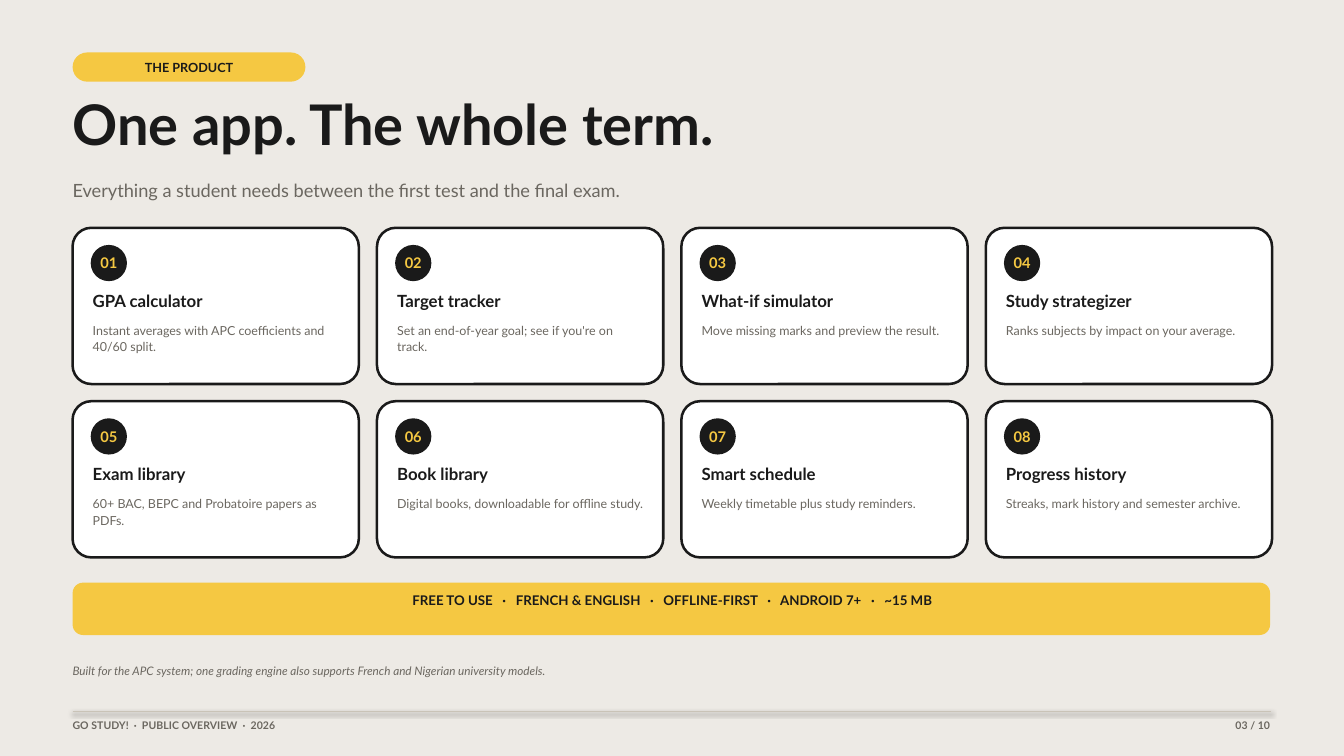
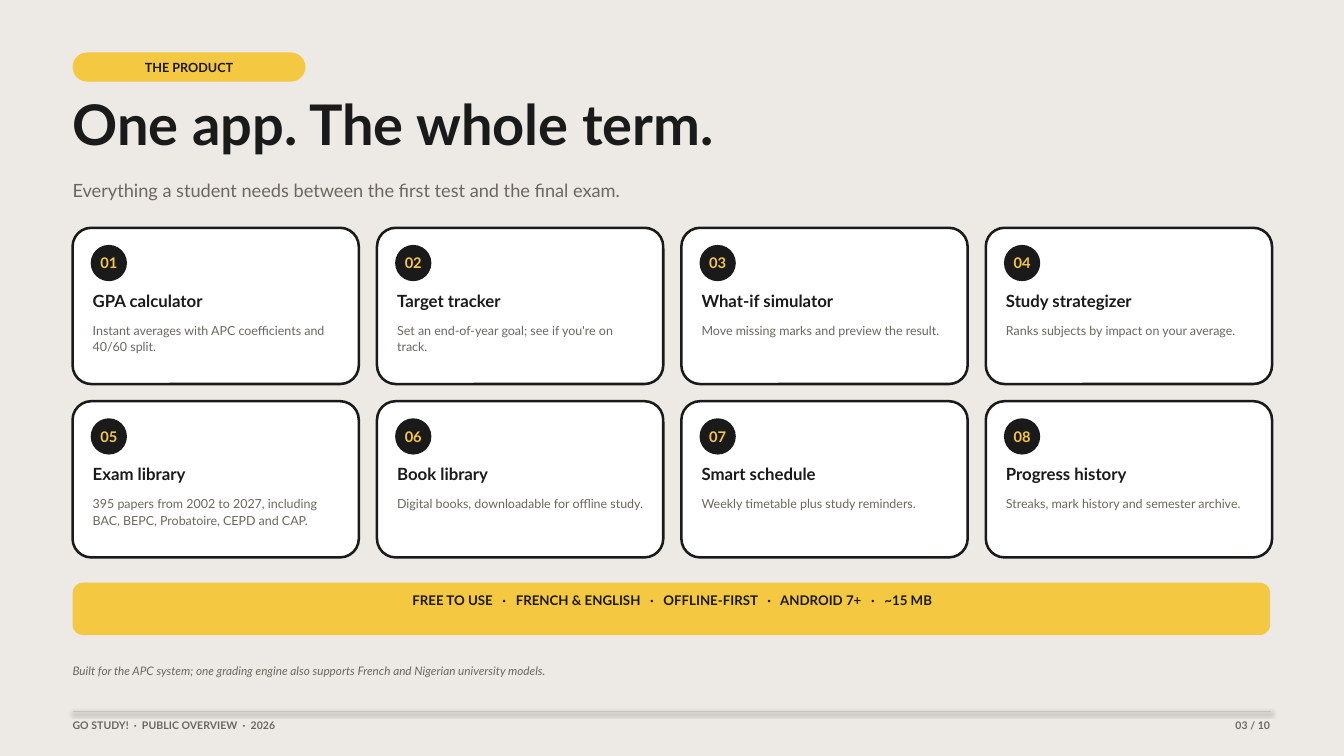
Before and after one commit to Mira-x77/grade-goal, a slide deck: slide 3 of presentations/Go-Study-Public-Overview-2026.pptx. Drawn at 1344x756 pixels with LibreOffice and Linux fonts; fonts in the diff are those of the drawing. Boxes give left, top, right and bottom in pixels: in the first picture for what was removed or moved away, otherwise in the second. Text is boxed around its words. In the diff, an @@ line names an element or a change of style, - is before the commit and + after.

```diff
--- a/presentations/Go-Study-Public-Overview-2026.pptx
+++ b/presentations/Go-Study-Public-Overview-2026.pptx
@@ text at [93,499,317,526]: text changed @@
-60+ BAC, BEPC and Probatoire papers as PDFs.
+395 papers from 2002 to 2027, including BAC, BEPC, Probatoire, CEPD and CAP.
```
Also in this commit, not shown: 5 other slides changed, 52 other files.
